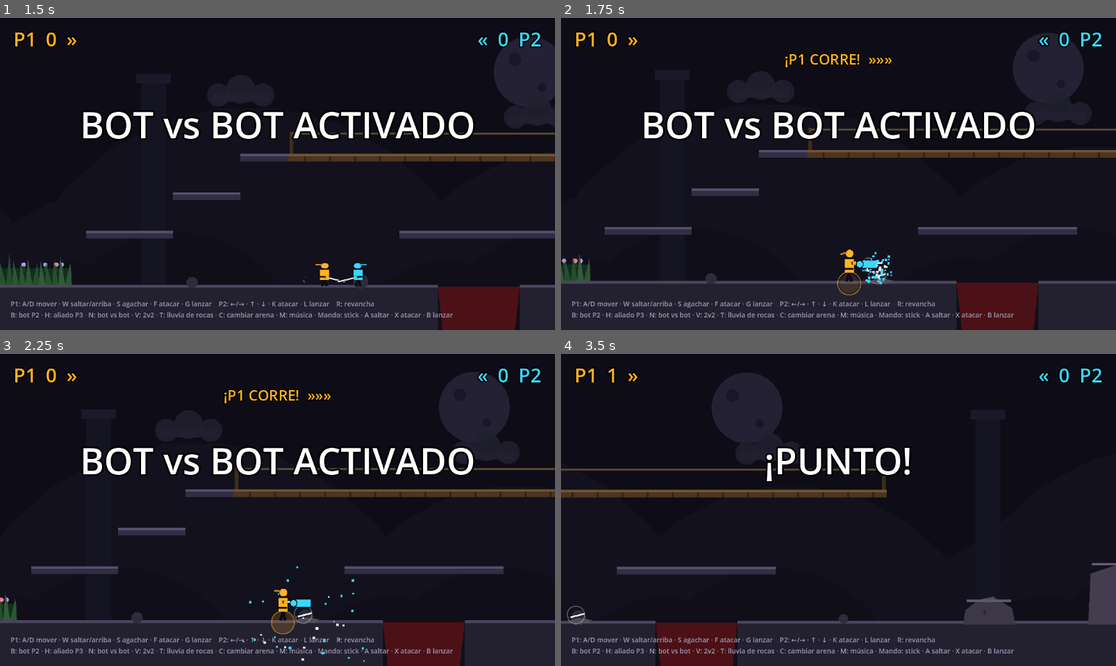
Above: before the commit, frames 1-4 (two rows, left to right).
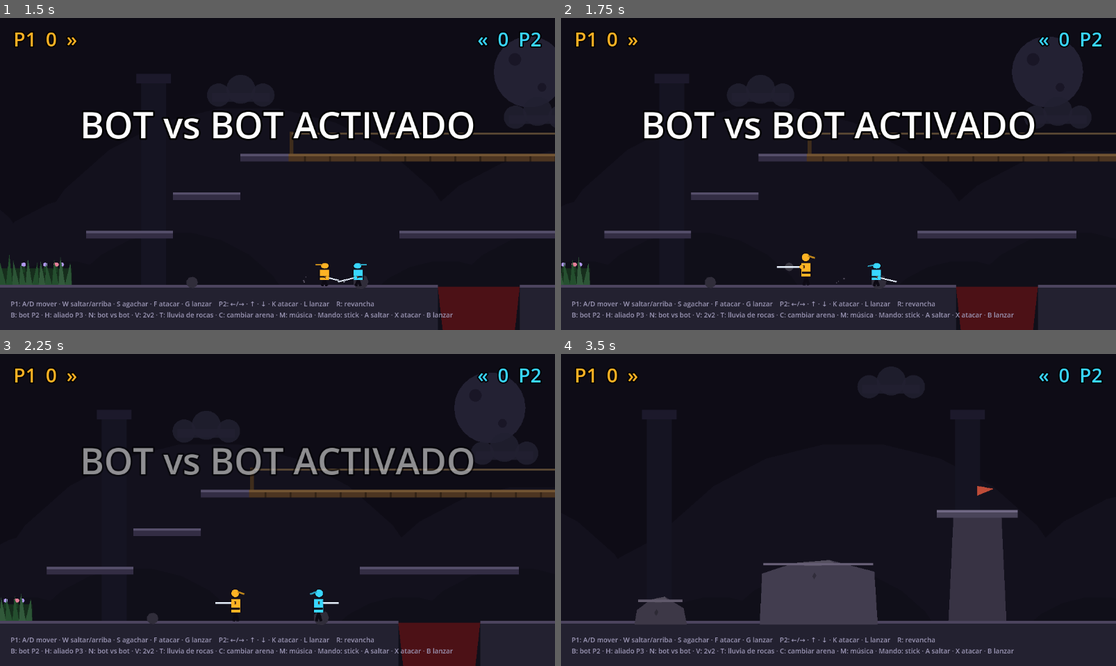
Above: after the commit, the same moments.

Repository: tigreton/nidhogg-2.1
Game: Godot game, scene res://test/smoke_test.tscn
Same seed, same stepped clock (60 frames per second), same inputs: the game is played once before the commit and once after it. This scene is started directly instead of the project's main scene.
Inputs:
- Up to frame 1 (1.5 s): hold D (p1_right) from 0.53 s (still down); tap Down (p2_down) at 0.6 s; tap W (p1_jump) at 0.77 s; tap N (bot_vs_bot) at 1.35 s
- Up to frame 2 (1.75 s): keep holding D (p1_right); tap W (p1_jump) at 1.52 s; tap Down (p2_down) at 1.55 s
- Up to frame 3 (2.25 s): release D (p1_right) at 2.03 s; hold A (p1_left) from 2.03 s (still down); tap F (p1_attack) at 2.1 s
- Up to frame 4 (3.5 s): tap Down (p2_down) at 2.3, 3.05 s; release A (p1_left) at 2.78 s; hold D (p1_right) from 2.78 s (still down); tap G (p1_throw) at 2.85 s; tap W (p1_jump) at 3.02 s

Frame 1 is identical in both runs. In frame 2, 7.4% of the frame differs, in the area x 0-100%, y 4-100%; in frame 3, 7.8%; in frame 4, 17%.

Commit message:
Tarea 31: guardia pasiva (correr contra el arma es morir) + bot que no camina contra la guardia

Diff:
--- a/scripts/game.gd
+++ b/scripts/game.gd
@@ -1469,6 +1469,7 @@
 			stats[i]["dist"] += step
 		last_x[i] = players[i].position.x
 	_resolve_attacks()
+	_resolve_guard_impale()
 	_resolve_divekicks()
 	_resolve_dives()
 	_resolve_sidekicks()
@@ -1674,6 +1675,41 @@
 			break
 
 
+func _resolve_guard_impale() -> void:
+	# guardia pasiva: solo de pie y parado (correr no guarda)
+	for g in players:
+		if g.state != Player.State.IDLE or not g.has_sword or g.invuln_time > 0.0:
+			continue
+		if g.weapon_id == "arco":
+			# el arco no empala: no tiene hoja (tarea 24)
+			continue
+		for f in _foes_of(g):
+			if f.state == Player.State.DEAD or f.invuln_time > 0.0:
+				continue
+			if f.attack_is_active():
+				continue
+			# el dive y el sidekick tienen su propia resolución (tareas 34/35)
+			if f.state in [Player.State.DIVE, Player.State.SIDEKICK]:
+				continue
+			var dx := (f.position.x - g.position.x) * g.facing
+			if dx < 8.0 or dx > Player.ATTACK_RANGE * 0.85:
+				continue
+			if absf(f.position.y - g.position.y) > 56.0:
+				continue
+			# solo empala a quien se mueve HACIA la guardia (o cae sobre ella)
+			var hacia := f.velocity.x * -float(g.facing) > 140.0
+			if not hacia:
+				continue
+			if f.stance == g.stance:
+				if f.position.x <= g.position.x:
+					_clash(f, g)
+				else:
+					_clash(g, f)
+			else:
+				_kill(f, g)
+			return
+
+
 func _resolve_stomps() -> void:
 	for p in players:
 		if p.state not in [Player.State.IDLE, Player.State.RUN] or not p.is_on_floor():
@@ -2145,6 +2181,14 @@
 				tap = "jump"
 		elif adx < 55.0:
 			if sd > 0.0:
+				want["left"] = true
+			else:
+				want["right"] = true
+		elif foe.has_sword and foe.state == Player.State.IDLE and adx < 150.0:
+			# no caminar contra la guardia: atacar o retroceder
+			if randf() < float(cfg["atk"]) * 2.0:
+				tap = "attack"
+			elif sd > 0.0:
 				want["left"] = true
 			else:
 				want["right"] = true
--- a/test/smoke_test.gd
+++ b/test/smoke_test.gd
@@ -326,6 +326,8 @@
 	# suelo firme dentro de la ventana de apertura de la reja 4 (no sobre el foso)
 	p1.position = Vector2(2500.0, 531.0)
 	p2.position = Vector2(2600.0, 531.0)
+	# P2 desarmado: P1 corre hacia su posición y la guardia pasiva no debe matarlo aquí
+	p2.has_sword = false
 	p1.velocity = Vector2.ZERO
 	p2.velocity = Vector2.ZERO
 	p1.state = 0
@@ -585,6 +587,29 @@
 	game.set_arena(0)
 	_check(game.arena_id == 0 and game.PIT2_X0 == 700.0, "Vuelta a Ruinas de Medianoche")
 
+	# 25. Guardia pasiva: correr contra el arma en guardia es morir
+	game.round_lock = 0.0
+	p1.has_sword = true
+	p2.has_sword = true
+	p1.position = Vector2(1500.0, 531.0)
+	p2.position = Vector2(1650.0, 531.0)
+	p1.velocity = Vector2.ZERO
+	p2.velocity = Vector2.ZERO
+	p1.state = 0
+	p2.state = 0
+	p1.invuln_time = 0.0
+	p2.invuln_time = 0.0
+	p1.facing = 1
+	await get_tree().physics_frame
+	Input.action_press("p2_down")
+	Input.action_press("p1_right")
+	await get_tree().create_timer(0.6).timeout
+	Input.action_release("p1_right")
+	Input.action_release("p2_down")
+	_check(p1.state == 7 and p2.state != 7, "Guardia pasiva: correr contra el arma empala")
+	p1.revive(Vector2(2600.0, 200.0), 1)
+	p1.invuln_time = 0.0
+
 	print("")
 	if fails.is_empty():
 		print("SMOKE OK - todas las mecánicas funcionan")
